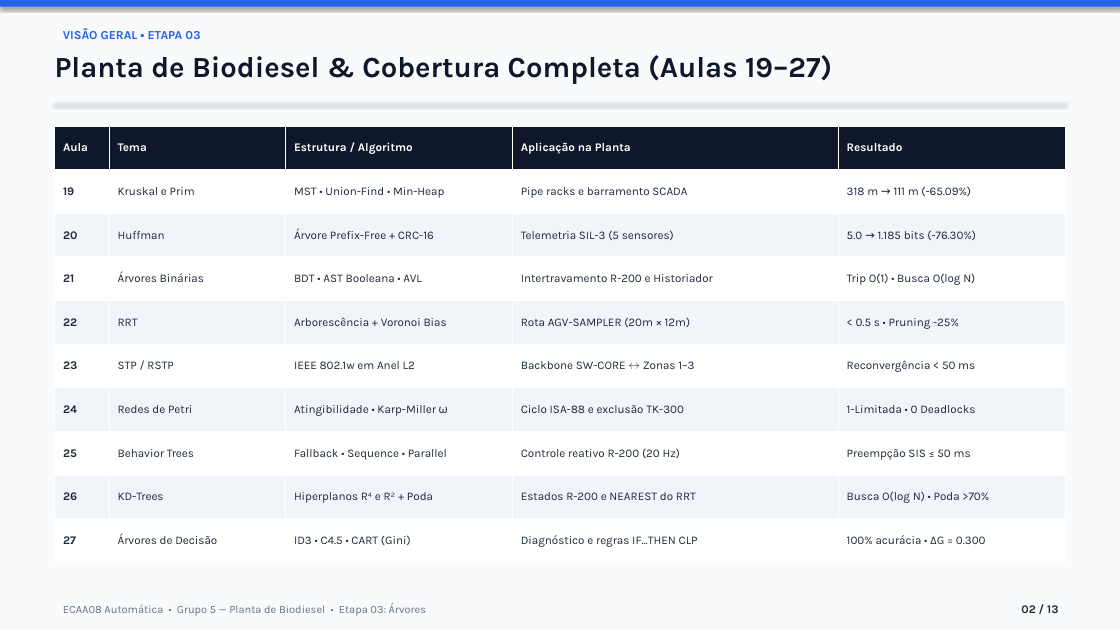
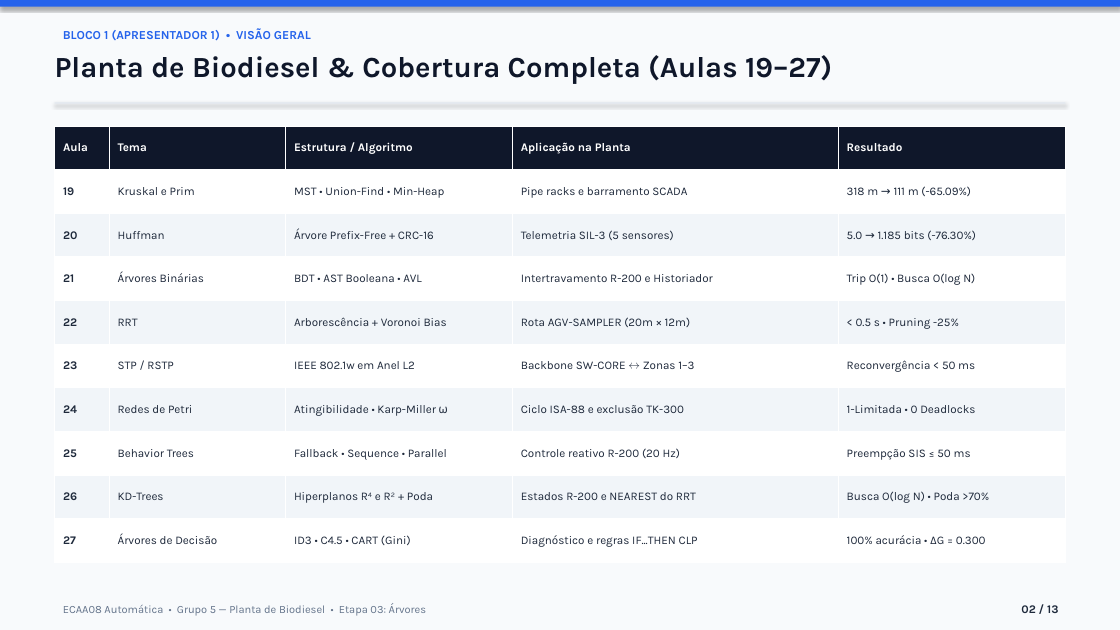
Before and after one commit to igorfantucci/Aula-Automatica---GRUPO-5, a slide deck: slide 2 of etapa-03-arvores/apresentacao_etapa_03.pptx. Drawn at 1120x630 pixels with LibreOffice and Linux fonts; fonts in the diff are those of the drawing. Boxes give left, top, right and bottom in pixels: in the first picture for what was removed or moved away, otherwise in the second. Text is boxed around its words. In the diff, an @@ line names an element or a change of style, - is before the commit and + after.

```diff
--- a/etapa-03-arvores/apresentacao_etapa_03.pptx
+++ b/etapa-03-arvores/apresentacao_etapa_03.pptx
@@ text at [63, 28, 311, 41]: text changed @@
-VISÃO GERAL • ETAPA 03
+BLOCO 1 (APRESENTADOR 1) • VISÃO GERAL
```
Also in this commit, not shown: 11 other slides changed, 1 slide added, 1 slide removed, 4 other files.
